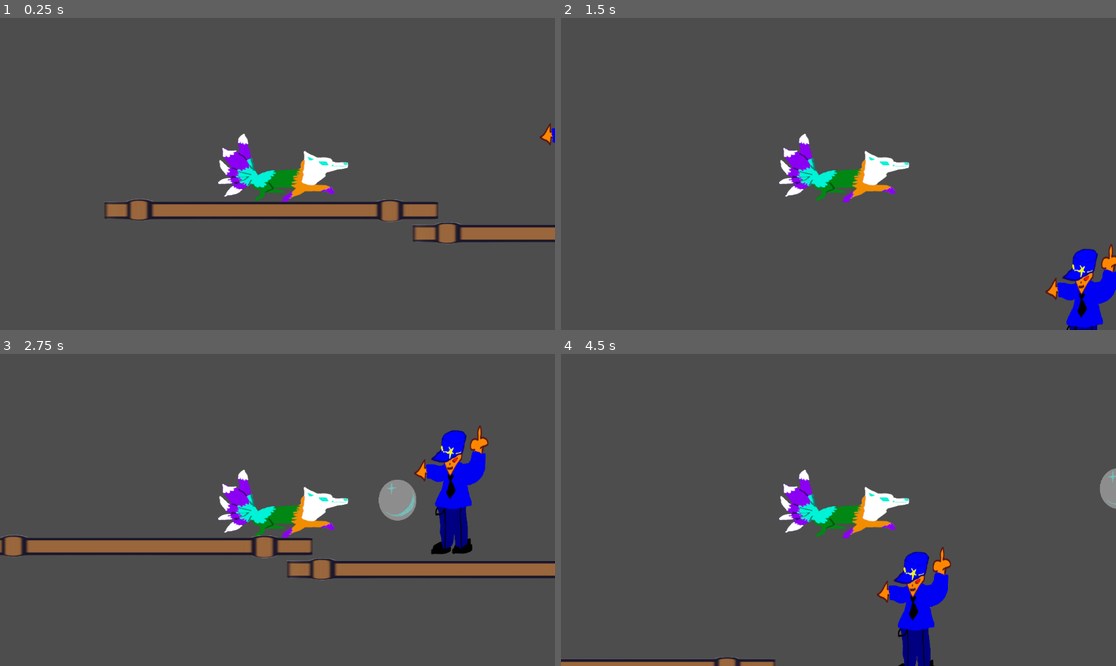
Above: before the commit, frames 1-4 (two rows, left to right).
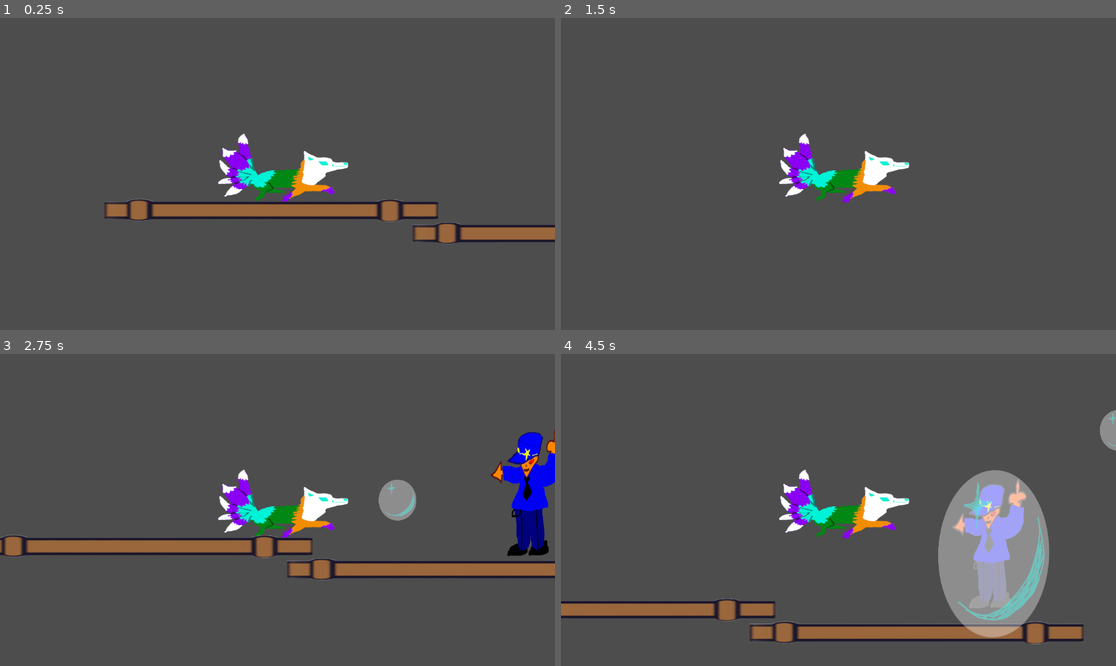
Above: after the commit, the same moments.

Repository: blacitea/waterslide
Game: Godot game, scene res://scene/main.tscn
The game is run twice, just before and just after one commit, with the same random seed, the same clock (stepped at 60 frames per second) and the same inputs.
Inputs:
- Up to frame 1 (0.25 s): no input
- Up to frame 2 (1.5 s): tap Enter (ui_accept) at 0.5, 0.77 s
- Up to frame 3 (2.75 s): tap Enter (ui_accept) at 1.52 s
- Up to frame 4 (4.5 s): tap Enter (ui_accept) at 3.02, 3.77 s

The runs differ from the first frame. In frame 1, 0.1% of the frame differs, in the area x 97-100%, y 33-41%; in frame 2, 1.9%; in frame 3, 5.1%; in frame 4, 17%, in the area x 0-100%, y 18-100%.

Commit message:
bubble hit bad guy will change image

Diff:
--- /dev/null
+++ b/bad.gd
@@ -0,0 +1,12 @@
+extends CharacterBody2D
+
+@onready var sprite = $Sprite2D
+
+func _ready():
+	collision_layer = 1
+	collision_mask = 1
+
+func _on_area_2d_body_entered(body):
+	if body.is_in_group("projectile"):
+		print_debug("Bubble hit me")
+		sprite.texture = load("res://sprites/traffic cop bubbled.png")
--- a/scene/bad.tscn
+++ b/scene/bad.tscn
@@ -1,22 +1,35 @@
-[gd_scene load_steps=3 format=3 uid="uid://pyxumq7sscb7"]
+[gd_scene load_steps=5 format=3 uid="uid://pyxumq7sscb7"]
 
 [ext_resource type="Texture2D" uid="uid://cl4rfc05d8r8h" path="res://sprites/traffic cop.png" id="1_ib371"]
+[ext_resource type="Script" path="res://bad.gd" id="1_k885w"]
 
 [sub_resource type="RectangleShape2D" id="RectangleShape2D_yixas"]
 size = Vector2(157.989, 336.983)
 
+[sub_resource type="RectangleShape2D" id="RectangleShape2D_x7884"]
+size = Vector2(155.476, 328.738)
+
 [node name="enemy 1" type="CharacterBody2D"]
-position = Vector2(3042.02, -218.411)
+process_mode = 3
+position = Vector2(3064, -224)
 rotation = -3.14159
 scale = Vector2(0.910444, -0.642495)
-metadata/_edit_group_ = true
+script = ExtResource("1_k885w")
 
 [node name="Sprite2D" type="Sprite2D" parent="."]
-position = Vector2(-158.26, -4.23128)
+position = Vector2(6.10352e-05, 8.10623e-06)
 rotation = -0.0187955
 scale = Vector2(-0.387763, 0.678883)
 texture = ExtResource("1_ib371")
 
 [node name="CollisionShape2D" type="CollisionShape2D" parent="."]
-position = Vector2(-164.758, -9.09548)
+position = Vector2(-1.52588e-05, -7.62939e-06)
 shape = SubResource("RectangleShape2D_yixas")
+
+[node name="Area2D" type="Area2D" parent="."]
+
+[node name="CollisionShape2D" type="CollisionShape2D" parent="Area2D"]
+position = Vector2(-1.34424, 5.28223)
+shape = SubResource("RectangleShape2D_x7884")
+
+[connection signal="body_entered" from="Area2D" to="." method="_on_area_2d_body_entered"]
--- a/scene/main.tscn
+++ b/scene/main.tscn
@@ -1,52 +1,14 @@
-[gd_scene load_steps=6 format=3 uid="uid://c4ux7wvun56ke"]
+[gd_scene load_steps=4 format=3 uid="uid://c4ux7wvun56ke"]
 
 [ext_resource type="PackedScene" uid="uid://c810f4moc4l47" path="res://scene/mc.tscn" id="1_uan07"]
 [ext_resource type="PackedScene" uid="uid://pyxumq7sscb7" path="res://scene/bad.tscn" id="3_aq8oh"]
 [ext_resource type="PackedScene" uid="uid://c2mpvy3gk54w7" path="res://scene/platform_tile.tscn" id="4_ctfxa"]
-[ext_resource type="Texture2D" uid="uid://bjs5dsaw4m5yv" path="res://sprites/traffic_cop.png" id="4_mo5l3"]
-
-[sub_resource type="RectangleShape2D" id="RectangleShape2D_yixas"]
-size = Vector2(157.989, 336.983)
 
 [node name="Main" type="Node2D"]
 position = Vector2(-543, -117)
 scale = Vector2(1.11998, 1.36898)
 
 [node name="fox" parent="." instance=ExtResource("1_uan07")]
-
-[node name="enemy 1" parent="." instance=ExtResource("3_aq8oh")]
-
-[node name="enemy 2" type="CharacterBody2D" parent="."]
-position = Vector2(1484.85, -31.4102)
-rotation = -3.14159
-scale = Vector2(0.910444, -0.642495)
-metadata/_edit_group_ = true
-
-[node name="Sprite2D" type="Sprite2D" parent="enemy 2"]
-position = Vector2(-158.26, -4.23128)
-rotation = -0.0187955
-scale = Vector2(-0.387763, 0.678883)
-texture = ExtResource("4_mo5l3")
-
-[node name="CollisionShape2D" type="CollisionShape2D" parent="enemy 2"]
-position = Vector2(-164.758, -9.09548)
-shape = SubResource("RectangleShape2D_yixas")
-
-[node name="enemy 3" type="CharacterBody2D" parent="."]
-position = Vector2(991.982, -230.098)
-rotation = -3.14159
-scale = Vector2(0.910444, -0.642495)
-metadata/_edit_group_ = true
-
-[node name="Sprite2D" type="Sprite2D" parent="enemy 3"]
-position = Vector2(-158.26, -4.23128)
-rotation = -0.0187955
-scale = Vector2(-0.387763, 0.678883)
-texture = ExtResource("4_mo5l3")
-
-[node name="CollisionShape2D" type="CollisionShape2D" parent="enemy 3"]
-position = Vector2(-164.758, -9.09548)
-shape = SubResource("RectangleShape2D_yixas")
 
 [node name="platform" parent="." instance=ExtResource("4_ctfxa")]
 position = Vector2(577.689, -148.286)
@@ -55,13 +17,10 @@
 position = Vector2(1149.13, -113.223)
 
 [node name="platform3" parent="." instance=ExtResource("4_ctfxa")]
-position = Vector2(3549.17, -107.379)
+position = Vector2(3413.45, -101.535)
 
 [node name="platform4" parent="." instance=ExtResource("4_ctfxa")]
-position = Vector2(2920.59, -107.379)
-
-[node name="platform5" parent="." instance=ExtResource("4_ctfxa")]
-position = Vector2(2299.15, -124.911)
+position = Vector2(2842.02, -107.379)
 
 [node name="platform6" parent="." instance=ExtResource("4_ctfxa")]
 position = Vector2(1699.14, 85.4651)
@@ -70,7 +29,16 @@
 position = Vector2(2313.43, 85.4651)
 
 [node name="platform8" parent="." instance=ExtResource("4_ctfxa")]
-position = Vector2(2063.43, -446.318)
+position = Vector2(1949.14, -271.005)
 
 [node name="platform9" parent="." instance=ExtResource("4_ctfxa")]
-position = Vector2(2856.3, -539.818)
+position = Vector2(2649.15, -422.943)
+
+[node name="enemy 1" parent="." instance=ExtResource("3_aq8oh")]
+position = Vector2(1277.7, -230.098)
+
+[node name="enemy 2" parent="." instance=ExtResource("3_aq8oh")]
+position = Vector2(2577.72, -545.662)
+
+[node name="enemy 3" parent="." instance=ExtResource("3_aq8oh")]
+position = Vector2(2270.58, -25.5665)
--- a/scripts/blue_bubble.gd
+++ b/scripts/blue_bubble.gd
@@ -18,6 +18,8 @@
 	initial_position = position
 	velocity = Vector2.ZERO
 	distance_moved = 0.0
+	add_to_group("projectile")
+
 
 func _physics_process(delta):
 	match current_state:
Not shown, added: sprites/traffic cop bubbled.png.import
